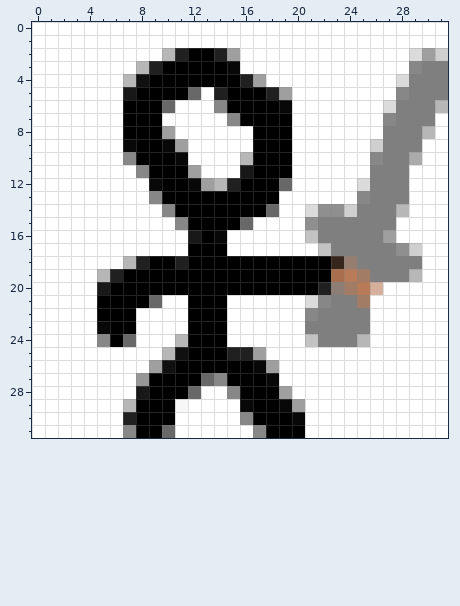
Two states of a pixel-art sprite, sprites/warrior.png. That is the earlier state.
The file is 32x32 pixels. Colours within 5 levels of each other are drawn and written as one.
Once edited:
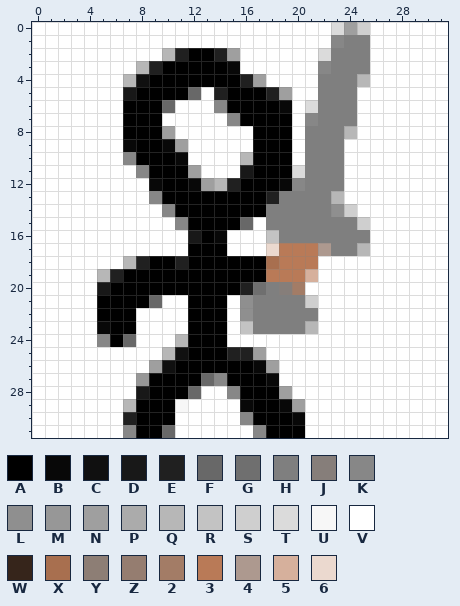
Palette (. is transparent): A #000000  B #080808  C #101010  D #181818  E #202020  F #686868  G #6f6f6f  H #7f7f7f  J #867e7a  K #878787  L #8f8f8f  M #979797  N #9f9f9f  P #ababab  Q #b7b7b7  R #c3c3c3  S #cfcfcf  T #dbdbdb  U #f7f7f7  V #ffffff  W #36251b  X #a86f4f  Y #8d7e75  Z #957d70  2 #a37c66  3 #b97a57  4 #ad998f  5 #d6b09c  6 #ebd9cf
From old to new:
Changed rows in their new state; - is an unchanged pixel.
first column x 16:
 0 -------TNS------
 1 -------KHH------
 2 ------THHH---VVV
 3 ------KHHH---VVV
 4 ------HHHQ--VVVV
 5 ------HHH---VVVV
 6 -----THHH--VVVVV
 7 -----KHHH--VVVV-
 8 -----HHHQ--VVVV-
 9 -----HHH--VVVV--
10 -----HHH--VVVV--
11 ----THHH--VVV---
12 ---BKHHH-VVVV---
13 --EHHHHQ-VVVV---
14 --HHHHH--VVVV---
15 --HHHH---SVV----
16 --RHHH----VV----
17 --63334--QVVVV--
18 --X333VVVVVVVV--
19 --3335VVVVVVVV--
20 EGHJ2VVVVVV-----
21 LHHHHSVVVV------
22 LHHHHHVVVV------
23 RHHHHQVVVV------
24 -----VVVVV------
